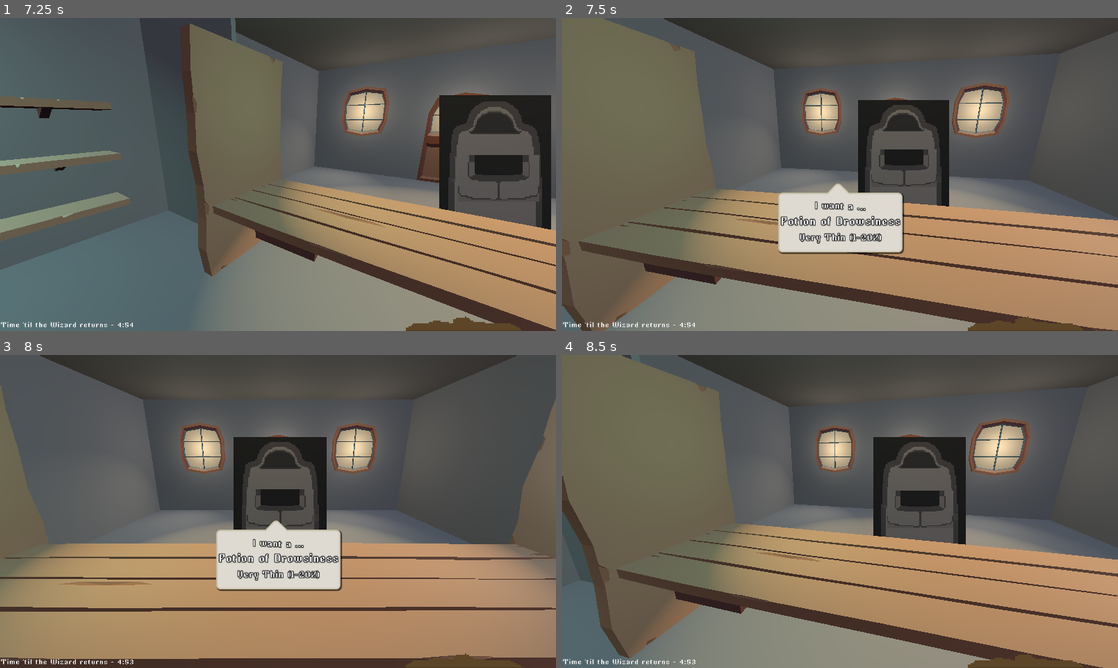
Above: before the commit, frames 1-4 (two rows, left to right).
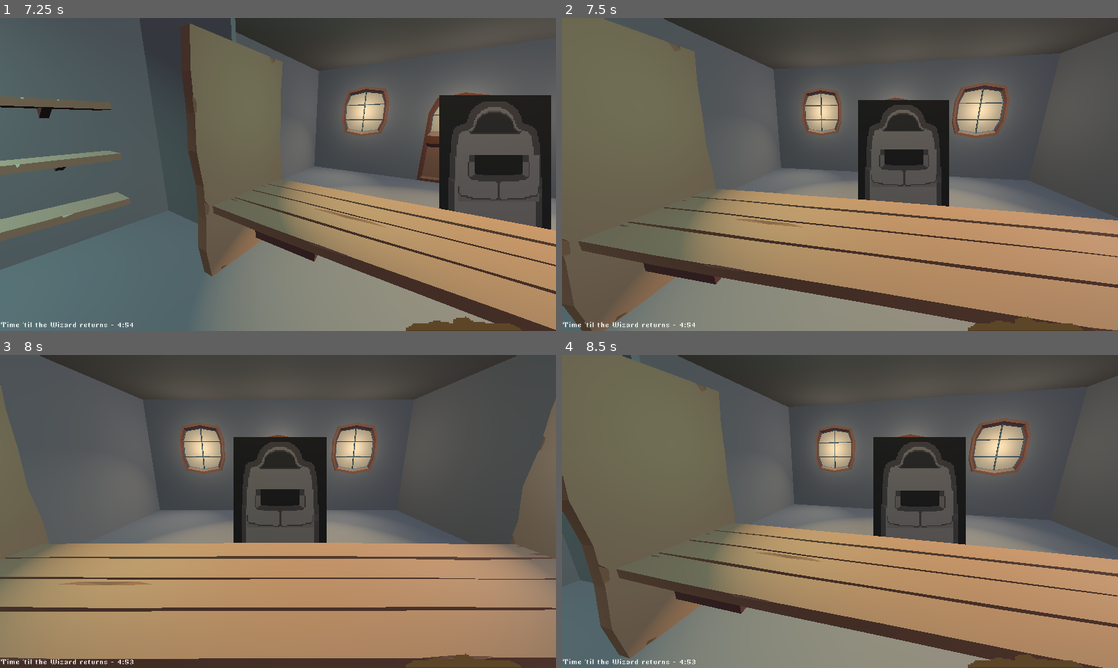
Above: after the commit, the same moments.

Repository: abilliontrillionstars/potion-meld
Game: Godot game, scene res://Scenes/game.tscn
The game is run twice, just before and just after one commit, with the same random seed, the same clock (stepped at 60 frames per second) and the same inputs.
Inputs (mouse positions are in pixels of both pictures, inside the frame that each line leads up to):
- Up to frame 1 (7.25 s): click (233, 143) at 0.5 s; click (0, 18) at 1.25 s; click (233, 143) at 2 s; click (0, 18) at 2.75 s; click (233, 143) at 3.5 s; click (0, 18) at 4.25 s; move the mouse to (400, 158) at 5.02 s; tap R (ChangeColor) at 5.1 s; tap Left (look_left) at 5.3, 5.85 s; move the mouse to (166, 190) at 5.77 s; tap Right (look_right) at 6.05, 6.6 s; move the mouse to (333, 105) at 6.52 s; click (333, 105) at 6.8 s
- Up to frame 2 (7.5 s): move the mouse to (812, 237) at 7.27 s; click (812, 237) at 7.35 s
- Up to frame 3 (8 s): tap R (ChangeColor) at 7.55 s
- Up to frame 4 (8.5 s): move the mouse to (1006, 558) at 8.02 s; tap R (ChangeColor) at 8.1 s; tap Left (look_left) at 8.3 s

Frame 1 is identical in both runs. In frame 2, 4.5% of the frame differs, in the area x 38-62%, y 52-76%; in frame 3, 4.5%; in frame 4, nothing differs.

Commit message:
Added stir mechanic that increments progress on the cauldron script, fixed UI overlap issues with cauldron dragbox and existing UI

Diff:
--- a/potion-meld/Scenes/PackedScenes/cauldron.tscn
+++ b/potion-meld/Scenes/PackedScenes/cauldron.tscn
@@ -1,9 +1,10 @@
-[gd_scene load_steps=9 format=3 uid="uid://v6meuafbqk1b"]
+[gd_scene load_steps=10 format=3 uid="uid://v6meuafbqk1b"]
 
 [ext_resource type="PackedScene" uid="uid://i7c3dtgswffw" path="res://Models/cauldron.fbx" id="1_jsf86"]
 [ext_resource type="Script" uid="uid://coasim1e3if6" path="res://Scripts/cauldron.gd" id="2_3ufmt"]
 [ext_resource type="Material" uid="uid://rbroqgk0b7e8" path="res://Materials/BaseMaterial.tres" id="2_n32s1"]
 [ext_resource type="Material" uid="uid://c2fyh82rgomgk" path="res://Materials/LiquidMaterial.tres" id="3_3ufmt"]
+[ext_resource type="PackedScene" uid="uid://ckhydoh7t1nww" path="res://Models/stirrer.fbx" id="5_3ufmt"]
 
 [sub_resource type="BoxMesh" id="BoxMesh_cobra"]
 
@@ -91,3 +92,6 @@
 libraries = {
 &"": SubResource("AnimationLibrary_cobra")
 }
+
+[node name="stirrer" parent="." index="11" instance=ExtResource("5_3ufmt")]
+transform = Transform3D(-0.184938, -0.0885118, 0.978756, -0.0164337, 0.996075, 0.0869729, -0.982613, 0, -0.185666, -0.521367, -1.35403, -0.0954354)
--- a/potion-meld/Scenes/PackedScenes/customer_view.tscn
+++ b/potion-meld/Scenes/PackedScenes/customer_view.tscn
@@ -42,10 +42,12 @@
 shadow_offset = Vector2(2, 2)
 
 [node name="CustomerView" type="Control" node_paths=PackedStringArray("left_order_bubble", "middle_order_bubble", "right_order_bubble", "type_texts", "viscosity_texts")]
+visible = false
 layout_mode = 3
 anchors_preset = 0
 offset_right = 40.0
 offset_bottom = 40.0
+mouse_filter = 2
 script = ExtResource("1_wl22r")
 left_order_bubble = NodePath("LeftOrderBubble")
 middle_order_bubble = NodePath("MiddleOrderBubble")
--- a/potion-meld/Scenes/game.tscn
+++ b/potion-meld/Scenes/game.tscn
@@ -50,6 +50,8 @@
 
 [sub_resource type="BoxMesh" id="BoxMesh_wrm1d"]
 
+[sub_resource type="StyleBoxEmpty" id="StyleBoxEmpty_o5yvi"]
+
 [node name="World" type="Node3D"]
 
 [node name="GameManager" type="Node" parent="."]
@@ -60,7 +62,7 @@
 environment = ExtResource("3_wrm1d")
 script = ExtResource("3_wowpa")
 left_transform = Vector3(3, 0, -2)
-right_transform = Vector3(-3, 0, -2)
+right_transform = Vector3(-2.8, 0, -2)
 left_y_rot = 270.0
 middle_y_rot = 180.0
 right_y_rot = 90.0
@@ -243,3 +245,16 @@
 transform = Transform3D(-1, 0, 8.74228e-08, 0, 1, 0, -8.74228e-08, 0, -1, 6.591, -1.1877, -2)
 
 [node name="HUD" parent="." instance=ExtResource("11_o5yvi")]
+
+[node name="StirrerDragbox" type="Panel" parent="HUD"]
+visible = false
+layout_mode = 0
+offset_left = 348.0
+offset_top = 177.0
+offset_right = 748.0
+offset_bottom = 477.0
+mouse_filter = 2
+theme_override_styles/panel = SubResource("StyleBoxEmpty_o5yvi")
+
+[connection signal="mouse_entered" from="HUD/StirrerDragbox" to="cauldron" method="_on_stirrer_dragbox_mouse_entered"]
+[connection signal="mouse_exited" from="HUD/StirrerDragbox" to="cauldron" method="_on_stirrer_dragbox_2_mouse_exited"]
--- a/potion-meld/Scenes/hud.tscn
+++ b/potion-meld/Scenes/hud.tscn
@@ -5,9 +5,8 @@
 [ext_resource type="Script" path="res://Scenes/inventory_slot.gd" id="3_8jye8"]
 [ext_resource type="FontFile" uid="uid://6kua1c3ypbxu" path="res://Fonts/Tkachevica-7px Regular.ttf" id="4_43w4t"]
 [ext_resource type="Script" path="res://Scripts/day_timer.gd" id="5_7gr8i"]
-[ext_resource type="Texture2D" uid="uid://ccx2xl2uttkbl" path="res://Textures/phoenixfeather.png" id="6_36asn"]
-[ext_resource type="Script" uid="uid://dwkw5uf1x2pmu" path="res://Scripts/draggable_item.gd" id="7_8jye8"]
 [ext_resource type="PackedScene" uid="uid://dptcbm8j2kgv1" path="res://Scenes/PackedScenes/customer_view.tscn" id="6_36asn"]
+[ext_resource type="Script" path="res://Scripts/draggable_item.gd" id="7_8jye8"]
 
 [sub_resource type="Animation" id="Animation_rfjv2"]
 length = 0.001
@@ -175,6 +174,7 @@
 offset_bottom = 281.0
 
 [node name="CustomerView" parent="." instance=ExtResource("6_36asn")]
+visible = true
 
 [node name="DraggableItem" type="TextureButton" parent="."]
 texture_filter = 1
@@ -185,7 +185,6 @@
 offset_bottom = 235.0
 scale = Vector2(3, 3)
 mouse_filter = 1
-texture_normal = ExtResource("6_36asn")
 script = ExtResource("7_8jye8")
 
 [connection signal="pressed" from="InventoryPopout" to="InventoryPopout" method="_on_pressed"]
--- a/potion-meld/Scripts/CameraController.gd
+++ b/potion-meld/Scripts/CameraController.gd
@@ -8,6 +8,7 @@
 @export var right_y_rot: float
 
 @onready var customer_view = $"../HUD/CustomerView"
+@onready var stirrer_dragbox = $"../HUD/StirrerDragbox"
 
 var target_transform
 var target_rot
@@ -22,6 +23,9 @@
 
 func _start() -> void:
 	rotation.y = PI
+	customer_view.visible = true
+	stirrer_dragbox.visible = false
+	stirrer_dragbox.mouse_filter = Control.MouseFilter.MOUSE_FILTER_IGNORE
 
 func _process(delta: float) -> void:
 	if !moving:
@@ -39,6 +43,8 @@
 			elif state == 2:
 				target_transform = middle_transform
 				target_rot = deg_to_rad(middle_y_rot)
+				stirrer_dragbox.visible = false
+				stirrer_dragbox.mouse_filter = Control.MouseFilter.MOUSE_FILTER_IGNORE
 				moving = true
 				state = 1
 			customer_view.hide_order_bubbles()
@@ -55,11 +61,14 @@
 			elif state == 1:
 				target_transform = right_transform
 				target_rot = deg_to_rad(right_y_rot)
+				stirrer_dragbox.visible = true
+				stirrer_dragbox.mouse_filter = Control.MouseFilter.MOUSE_FILTER_STOP
 				moving = true
 				state = 2
 			elif state == 2:
 				pass
 			customer_view.hide_order_bubbles()
+			customer_view.visible = false
 
 	else:
 		lerp_val += delta
@@ -68,4 +77,6 @@
 		position.z = lerp(curr_transform_z, target_transform.z, lerp_val)
 		if lerp_val > 1.0:
 			moving = false
+			if state == 1:
+				customer_view.visible = true
 			lerp_val = 0
--- a/potion-meld/Scripts/cauldron.gd
+++ b/potion-meld/Scripts/cauldron.gd
@@ -14,23 +14,62 @@
 var color_lerp = 0.0
 @onready var liquid_anim = $"LiquidAnim"
 
+@onready var camera_ref = $"../Camera3D"
+@onready var stirrer = $stirrer
+
+var can_stir = false
+var stirring = false
+var stir_speed = 0.0
+var stir_angle = 0.0 #radians
+var last_mouse_x = 0.0
+
 func _ready() -> void:
-    set_cauldron_color(Color(0.6, 0.0, 0.0, 1.0))
-    #liquid_mat.set("shader_parameter/albedo", Color(0.6, 0.0, 0.0, 1.0))
+	set_cauldron_color(Color(0.6, 0.0, 0.0, 1.0))
+	#liquid_mat.set("shader_parameter/albedo", Color(0.6, 0.0, 0.0, 1.0))
 
 func _process(delta: float) -> void:
-    if updating_color:
-        color_lerp += delta / 2.0
-        liquid_mat.set("shader_parameter/albedo", Color(lerp(liquid_color.r, desired_color.r, color_lerp), lerp(liquid_color.g, desired_color.g, color_lerp), lerp(liquid_color.b, desired_color.b, color_lerp), 255))
-        if color_lerp > 1.0:
-            updating_color = false
-            color_lerp = 0.0
-            liquid_color = desired_color
+	if updating_color:
+		color_lerp += delta / 2.0
+		liquid_mat.set("shader_parameter/albedo", Color(lerp(liquid_color.r, desired_color.r, color_lerp), lerp(liquid_color.g, desired_color.g, color_lerp), lerp(liquid_color.b, desired_color.b, color_lerp), 255))
+		if color_lerp > 1.0:
+			updating_color = false
+			color_lerp = 0.0
+			liquid_color = desired_color
 
-    if Input.is_action_just_pressed("ChangeColor"):
-        set_cauldron_color(Color(0.1, 0.6, 0.2, 1.0))
+	var mouse_diff = get_viewport().get_mouse_position().x - last_mouse_x
+	if stirring:
+		stir_speed += abs(mouse_diff)
+	stir_speed = lerp (stir_speed, 0.0, 0.05)
+
+	stir_angle += stir_speed * delta
+
+	stirrer.position.x = cos(deg_to_rad(stir_angle)) / 1.8
+	stirrer.position.z = sin(deg_to_rad(stir_angle)) / 1.8
+	stirrer.rotation.y = deg_to_rad(-stir_angle) - 0.5
+
+	last_mouse_x = get_viewport().get_mouse_position().x
+
+	current_progress += stir_speed / 1000
+
+
+	if Input.is_action_just_pressed("ChangeColor"):
+		set_cauldron_color(Color(0.1, 0.6, 0.2, 1.0))
+
+	if Input.is_action_just_pressed("MouseClicked"):
+		if can_stir and camera_ref.state == 2:
+			stirring = true
+
+	if Input.is_action_just_released("MouseClicked"):
+		if stirring:
+			stirring = false
 
 func set_cauldron_color(new_color: Color):
-    updating_color = true
-    desired_color = new_color
-    liquid_anim.play("LiquidSplash")
+	updating_color = true
+	desired_color = new_color
+	liquid_anim.play("LiquidSplash")
+
+func _on_stirrer_dragbox_mouse_entered() -> void:
+	can_stir = true
+
+func _on_stirrer_dragbox_2_mouse_exited() -> void:
+	can_stir = false
--- a/potion-meld/project.godot
+++ b/potion-meld/project.godot
@@ -44,6 +44,11 @@
 "events": [Object(InputEventKey,"resource_local_to_scene":false,"resource_name":"","device":-1,"window_id":0,"alt_press …(192 unchanged characters)…
 ]
 }
+MouseClicked={
+"deadzone": 0.2,
+"events": [Object(InputEventMouseButton,"resource_local_to_scene":false,"resource_name":"","device":-1,"window_id":0,"alt_pressed":false,"shift_pressed":false,"ctrl_pressed":false,"meta_pressed":false,"button_mask":1,"position":Vector2(186, 17),"global_position":Vector2(195, 65),"factor":1.0,"button_index":1,"canceled":false,"pressed":true,"double_click":false,"script":null)
+]
+}
 
 [rendering]
 
Not shown: 2 places in potion-meld/Scenes/game.tscn that only renumber resources
